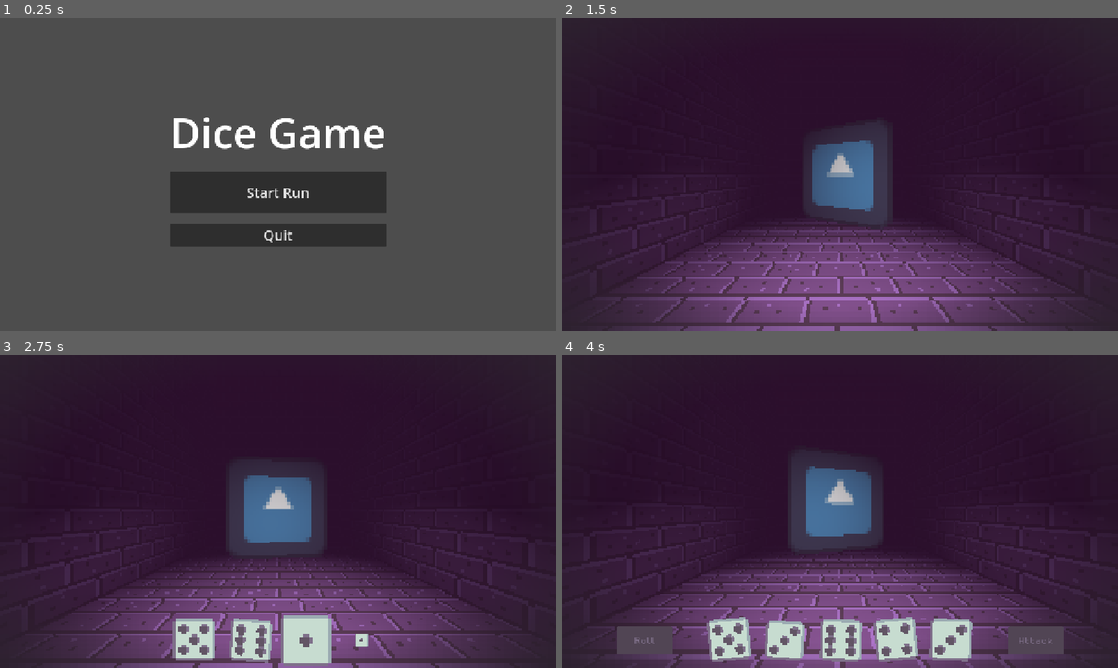
Above: before the commit, frames 1-4 (two rows, left to right).
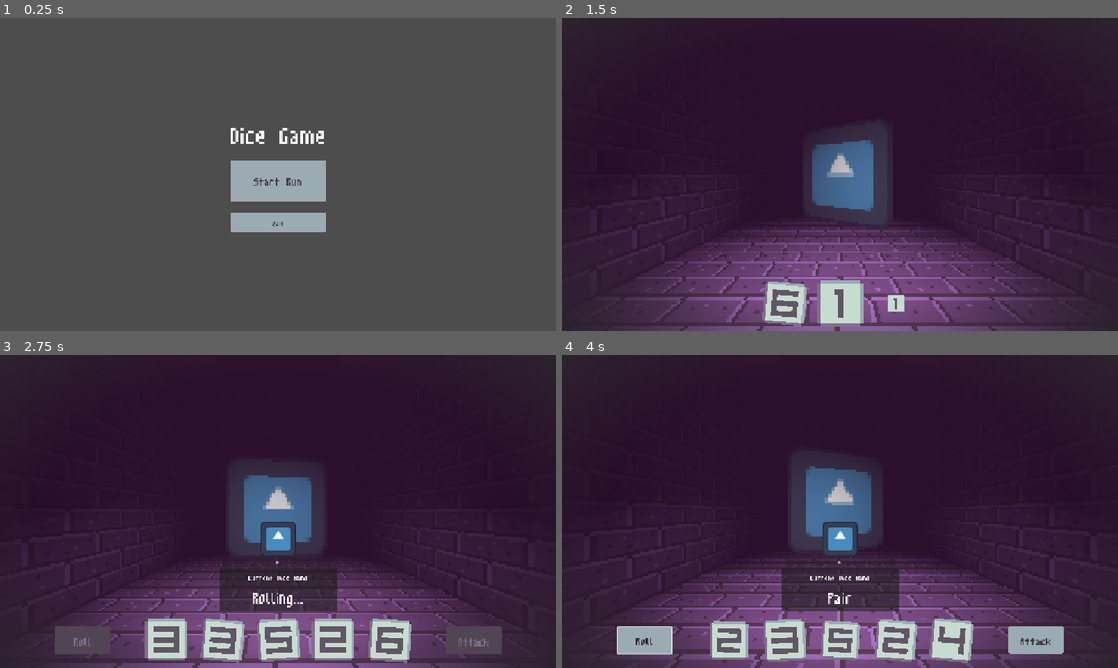
Above: after the commit, the same moments.

Repository: wokeraccoon/DiceGame
Game: Godot game, scene res://scenes/main.tscn
Two runs of this game, one before a commit and one after it. Both use one fixed random seed, a clock stepped at 60 frames per second and the inputs below. The engine's default icon, where the game draws it, is replaced by a stand-in: a white triangle on a blue panel in a dark square.
Inputs (mouse positions are in pixels of both pictures, inside the frame that each line leads up to):
- Up to frame 1 (0.25 s): no input
- Up to frame 2 (1.5 s): click "Start Run" at 0.5 s; move the mouse to (962, 158) at 1.27 s; hold D (turn_right) from 1.28 s (still down)
- Up to frame 3 (2.75 s): move the mouse to (166, 527) at 2.02 s; release D (turn_right) at 2.03 s; hold S (walk_backwards) from 2.03 s (still down)
- Up to frame 4 (4 s): move the mouse to (895, 442) at 2.77 s; release S (walk_backwards) at 2.78 s; hold D (turn_right) 2.78-3.53 s; move the mouse to (812, 574) at 3.52 s; hold W (walk_forward) from 3.53 s (still down)

The runs differ from the first frame. In frame 1, 11% of the frame differs, in the area x 30-70%, y 31-73%; in frame 2, 2.4%; in frame 3, 9.7%; in frame 4, 7.7%.

Commit message:
updated player ui, shows dice hands

Diff:
--- a/dice/dice.tscn
+++ b/dice/dice.tscn
@@ -286,6 +286,7 @@
 script = ExtResource("1_desa2")
 dice_array_textures = Array[Texture2D]([ExtResource("2_2tv1o"), ExtResource("3_5157l"), ExtResource("4_w0qrj"), ExtResource("5_65ktn"), ExtResource("6_60uon"), ExtResource("7_x8mqb")])
 alt_dice_array_textures = Array[Texture2D]([ExtResource("8_burml"), ExtResource("9_6s3cu"), ExtResource("10_dw3ln"), ExtResource("11_5lqs7"), ExtResource("12_x7m6l"), ExtResource("13_vt45r")])
+use_alt_dice = true
 
 [node name="DiceTexture" type="TextureRect" parent="."]
 unique_name_in_owner = true
@@ -334,8 +335,6 @@
 [node name="RollDiceTimer" type="Timer" parent="."]
 one_shot = true
 
-[node name="Camera2D" type="Camera2D" parent="."]
-
 [connection signal="button_down" from="DiceTexture/DiceButton" to="." method="_on_dice_button_button_down"]
 [connection signal="focus_entered" from="DiceTexture/DiceButton" to="." method="_on_dice_button_focus_entered"]
 [connection signal="focus_exited" from="DiceTexture/DiceButton" to="." method="_on_dice_button_focus_exited"]
--- a/gui_assets/button/custom_button.tscn
+++ /dev/null
@@ -1,9 +0,0 @@
-[gd_scene load_steps=2 format=3 uid="uid://csglvb0lbeaa0"]
-
-[ext_resource type="Theme" uid="uid://df1l4akfmabug" path="res://gui_assets/game_theme.tres" id="1_p4nl3"]
-
-[node name="Button" type="Button"]
-offset_right = 108.0
-offset_bottom = 50.0
-theme = ExtResource("1_p4nl3")
-text = "Test"
--- a/gui_assets/game_theme.tres
+++ b/gui_assets/game_theme.tres
@@ -1,7 +1,6 @@
-[gd_resource type="Theme" load_steps=11 format=3 uid="uid://df1l4akfmabug"]
+[gd_resource type="Theme" load_steps=10 format=3 uid="uid://df1l4akfmabug"]
 
 [ext_resource type="Texture2D" uid="uid://bayb8nqmox68b" path="res://gui_assets/button/disabled_button.png" id="1_81tqi"]
-[ext_resource type="FontFile" uid="uid://bj3khu3tfqicx" path="res://gui_assets/MedodicaRegular.otf" id="1_ujgf4"]
 [ext_resource type="Texture2D" uid="uid://dcmfjc7d4ggjv" path="res://gui_assets/button/hover_button.png" id="2_ujgf4"]
 [ext_resource type="Texture2D" uid="uid://dxjf324xxne20" path="res://gui_assets/button/normal_button.png" id="3_38a42"]
 [ext_resource type="Texture2D" uid="uid://3sag2u7rk6e8" path="res://gui_assets/button/pressed_button.png" id="4_6ikhj"]
@@ -53,11 +52,9 @@
 Button/colors/font_hover_color = Color(0.384314, 0.333333, 0.396078, 1)
 Button/colors/font_hover_pressed_color = Color(0.180392, 0.133333, 0.184314, 1)
 Button/colors/font_pressed_color = Color(0.180392, 0.133333, 0.184314, 1)
-Button/font_sizes/font_size = 32
-Button/fonts/font = ExtResource("1_ujgf4")
+Button/font_sizes/font_size = 48
 Button/styles/disabled = SubResource("StyleBoxTexture_odgbc")
 Button/styles/focus = SubResource("StyleBoxFlat_38a42")
 Button/styles/hover = SubResource("StyleBoxTexture_ype4b")
 Button/styles/normal = SubResource("StyleBoxTexture_snmd3")
 Button/styles/pressed = SubResource("StyleBoxTexture_3sgq2")
-Label/fonts/font = ExtResource("1_ujgf4")
--- a/project.godot
+++ b/project.godot
@@ -28,8 +28,21 @@
 
 dices=""
 
+[gui]
+
+theme/custom="uid://df1l4akfmabug"
+theme/custom_font="uid://ne3sevn7sw6u"
+
 [input]
 
+ui_accept={
+"deadzone": 0.2,
+"events": [Object(InputEventKey,"resource_local_to_scene":false,"resource_name":"","device":0,"window_id":0,"alt_pressed":false,"shift_pressed":false,"ctrl_pressed":false,"meta_pressed":false,"pressed":false,"keycode":4194309,"physical_keycode":0,"key_label":0,"unicode":0,"location":0,"echo":false,"script":null)
+, Object(InputEventKey,"resource_local_to_scene":false,"resource_name":"","device":0,"window_id":0,"alt_pressed":false,"shift_pressed":false,"ctrl_pressed":false,"meta_pressed":false,"pressed":false,"keycode":4194310,"physical_keycode":0,"key_label":0,"unicode":0,"location":0,"echo":false,"script":null)
+, Object(InputEventKey,"resource_local_to_scene":false,"resource_name":"","device":0,"window_id":0,"alt_pressed":false,"shift_pressed":false,"ctrl_pressed":false,"meta_pressed":false,"pressed":false,"keycode":32,"physical_keycode":0,"key_label":0,"unicode":32,"location":0,"echo":false,"script":null)
+, Object(InputEventJoypadButton,"resource_local_to_scene":false,"resource_name":"","device":-1,"button_index":0,"pressure":0.0,"pressed":true,"script":null)
+]
+}
 walk_forward={
 "deadzone": 0.5,
 "events": [Object(InputEventKey,"resource_local_to_scene":false,"resource_name":"","device":-1,"window_id":0,"alt_press …(192 unchanged characters)…
--- /dev/null
+++ b/scenes/game/battle_stage/battle_ui/player_dice_ui.gd
@@ -0,0 +1,95 @@
+class_name PlayerDiceUI
+extends Control
+
+const DICE: PackedScene = preload("res://dice/dice.tscn")
+
+@onready var player_dice_holder: HBoxContainer = %PlayerDiceHolder
+@onready var roll_button: Button = %RollButton
+@onready var attack_button: Button = %AttackButton
+@onready var player_stats: HBoxContainer = %PlayerStats
+@onready var scoring_area: HBoxContainer = %ScoringArea
+
+@export var player_dice : Array[Dice] = []
+
+signal dice_roll_finished(dice_values : Dictionary[String,int])
+
+func _ready() -> void:
+	roll_button.hide()
+	attack_button.hide()
+	player_stats.hide()
+	scoring_area.hide()
+
+	_on_battle_stage_ready()
+
+func _on_battle_stage_ready() -> void:
+
+	for i in 5:
+		await get_tree().create_timer(0.25).timeout
+		var dice : Dice = DICE.instantiate()
+		player_dice_holder.add_child(dice)
+		dice.connect("roll_complete",on_dice_roll_complete)
+		player_dice.append(dice)
+
+
+	await get_tree().create_timer(0.25).timeout
+	dice_hand_label.text = "[shake rate=20.0 level=5 connected=1][font_size=64]Rolling...[/font_size][/shake]"
+	roll_button.show()
+	attack_button.show()
+	player_stats.show()
+	scoring_area.show()
+	roll_button.disabled = true
+	attack_button.disabled = true
+
+
+var dice_rolled : int = 0
+
+func on_dice_roll_complete(_number : int) -> void:
+	dice_rolled += 1
+
+	if dice_rolled == 5:
+		dice_rolled = 0
+		roll_button.disabled = false
+		attack_button.disabled = false
+
+		roll_button.grab_focus()
+
+		var dice_values : Dictionary[String,int] = {}
+
+		for dice in player_dice.size():
+			dice_values[str("Dice",dice)] = player_dice[dice].dice_value
+
+		dice_roll_finished.emit(dice_values)
+
+
+
+@onready var dice_hand_label: RichTextLabel = %DiceHandLabel
+
+func show_dice_combo(dice_combo : DiceCalculator.DiceComboNames) -> void:
+
+	match dice_combo:
+		DiceCalculator.DiceComboNames.SINGLES:
+			dice_hand_label.text = "[font_size=64]Singles[/font_size]"
+		DiceCalculator.DiceComboNames.PAIR:
+			dice_hand_label.text = "[font_size=64]Pair[/font_size]"
+		DiceCalculator.DiceComboNames.TWO_PAIR:
+			dice_hand_label.text = "[font_size=64]Two Pair[/font_size]"
+		DiceCalculator.DiceComboNames.THREE_OF_A_KIND:
+			dice_hand_label.text = "[wave amp=50 freq=5][font_size=64]Three of a kind[/font_size][/wave]"
+		DiceCalculator.DiceComboNames.FOUR_OF_A_KIND:
+			dice_hand_label.text = "[wave amp=50 freq=5][font_size=64]Four of a kind[/font_size][/wave]"
+		DiceCalculator.DiceComboNames.FULL_HOUSE:
+			dice_hand_label.text = "[wave amp=50 freq=5][font_size=64]Full house[/font_size][/wave]"
+		DiceCalculator.DiceComboNames.STRAIGHT:
+			dice_hand_label.text = "[wave amp=50 freq=5][font_size=64]Straight[/font_size][/wave]"
+		DiceCalculator.DiceComboNames.YATCH:
+			dice_hand_label.text = "[rainbow sat=0.5][wave amp=100 freq=5][font_size=64]Yatch![/font_size][/wave][/rainbow]"
+
+func _on_roll_button_pressed() -> void:
+
+	dice_hand_label.text = "[shake rate=20.0 level=5 connected=1][font_size=64]Rolling...[/font_size][/shake]"
+
+	for dice : Dice in player_dice:
+		dice.start_roll_dice()
+
+	roll_button.disabled = true
+	attack_button.disabled = true
--- /dev/null
+++ b/scenes/game/battle_stage/battle_ui/player_dice_ui.tscn
@@ -0,0 +1,134 @@
+[gd_scene load_steps=3 format=3 uid="uid://tliv023b8t2y"]
+
+[ext_resource type="Script" uid="uid://c8el58cqssgax" path="res://scenes/game/battle_stage/battle_ui/player_dice_ui.gd" id="1_3dxad"]
+[ext_resource type="Texture2D" uid="uid://cthdjn64hfl7r" path="res://icon.svg" id="2_bj2he"]
+
+[node name="PlayerDiceUI" type="Control"]
+layout_mode = 3
+anchors_preset = 15
+anchor_right = 1.0
+anchor_bottom = 1.0
+grow_horizontal = 2
+grow_vertical = 2
+script = ExtResource("1_3dxad")
+
+[node name="VBoxContainer" type="VBoxContainer" parent="."]
+layout_mode = 1
+anchors_preset = 15
+anchor_right = 1.0
+anchor_bottom = 1.0
+grow_horizontal = 2
+grow_vertical = 2
+alignment = 2
+
+[node name="PlayerStats" type="HBoxContainer" parent="VBoxContainer"]
+unique_name_in_owner = true
+layout_mode = 2
+size_flags_vertical = 8
+alignment = 1
+
+[node name="VBoxContainer" type="VBoxContainer" parent="VBoxContainer/PlayerStats"]
+layout_mode = 2
+
+[node name="PlayerClassIcon" type="TextureRect" parent="VBoxContainer/PlayerStats/VBoxContainer"]
+custom_minimum_size = Vector2(80, 80)
+layout_mode = 2
+size_flags_horizontal = 4
+texture = ExtResource("2_bj2he")
+expand_mode = 1
+
+[node name="ProgressBar" type="ProgressBar" parent="VBoxContainer/PlayerStats/VBoxContainer"]
+custom_minimum_size = Vector2(256, 0)
+layout_mode = 2
+
+[node name="ScoringArea" type="HBoxContainer" parent="VBoxContainer"]
+unique_name_in_owner = true
+layout_mode = 2
+alignment = 1
+
+[node name="DiceHandPanel" type="MarginContainer" parent="VBoxContainer/ScoringArea"]
+custom_minimum_size = Vector2(272, 97)
+layout_mode = 2
+
+[node name="Panel" type="Panel" parent="VBoxContainer/ScoringArea/DiceHandPanel"]
+layout_mode = 2
+
+[node name="MarginContainer" type="MarginContainer" parent="VBoxContainer/ScoringArea/DiceHandPanel"]
+layout_mode = 2
+theme_override_constants/margin_left = 8
+theme_override_constants/margin_top = 8
+theme_override_constants/margin_right = 8
+theme_override_constants/margin_bottom = 8
+
+[node name="VBoxContainer" type="VBoxContainer" parent="VBoxContainer/ScoringArea/DiceHandPanel/MarginContainer"]
+layout_mode = 2
+alignment = 1
+
+[node name="Label" type="Label" parent="VBoxContainer/ScoringArea/DiceHandPanel/MarginContainer/VBoxContainer"]
+layout_mode = 2
+theme_override_font_sizes/font_size = 32
+text = "Current Dice Hand"
+horizontal_alignment = 1
+vertical_alignment = 1
+
+[node name="DiceHandLabel" type="RichTextLabel" parent="VBoxContainer/ScoringArea/DiceHandPanel/MarginContainer/VBoxContainer"]
+unique_name_in_owner = true
+layout_mode = 2
+size_flags_vertical = 3
+bbcode_enabled = true
+text = "[shake rate=25.0 level=5 connected=0][font_size=64]Rolling...[/font_size][/shake]"
+fit_content = true
+horizontal_alignment = 1
+vertical_alignment = 1
+
+[node name="DiceArea" type="HBoxContainer" parent="VBoxContainer"]
+custom_minimum_size = Vector2(0, 128)
+layout_mode = 2
+size_flags_vertical = 8
+alignment = 1
+
+[node name="MarginContainer4" type="MarginContainer" parent="VBoxContainer/DiceArea"]
+layout_mode = 2
+size_flags_horizontal = 3
+mouse_filter = 2
+
+[node name="RollButton" type="Button" parent="VBoxContainer/DiceArea"]
+unique_name_in_owner = true
+custom_minimum_size = Vector2(128, 64)
+layout_mode = 2
+size_flags_horizontal = 4
+size_flags_vertical = 4
+text = "Roll"
+
+[node name="MarginContainer" type="MarginContainer" parent="VBoxContainer/DiceArea"]
+layout_mode = 2
+size_flags_horizontal = 3
+mouse_filter = 2
+
+[node name="PlayerDiceHolder" type="HBoxContainer" parent="VBoxContainer/DiceArea"]
+unique_name_in_owner = true
+layout_mode = 2
+size_flags_horizontal = 3
+size_flags_vertical = 4
+theme_override_constants/separation = 128
+alignment = 1
+
+[node name="MarginContainer2" type="MarginContainer" parent="VBoxContainer/DiceArea"]
+layout_mode = 2
+size_flags_horizontal = 3
+mouse_filter = 2
+
+[node name="AttackButton" type="Button" parent="VBoxContainer/DiceArea"]
+unique_name_in_owner = true
+custom_minimum_size = Vector2(128, 64)
+layout_mode = 2
+size_flags_horizontal = 4
+size_flags_vertical = 4
+text = "Attack"
+
+[node name="MarginContainer3" type="MarginContainer" parent="VBoxContainer/DiceArea"]
+layout_mode = 2
+size_flags_horizontal = 3
+mouse_filter = 2
+
+[connection signal="pressed" from="VBoxContainer/DiceArea/RollButton" to="." method="_on_roll_button_pressed"]
--- a/scenes/game/dice_calculator/dice_calculator.gd
+++ b/scenes/game/dice_calculator/dice_calculator.gd
@@ -1,7 +1,7 @@
 class_name DiceCalculator
 extends Node
 
-enum DiceHandNames {
+enum DiceComboNames {
 	SINGLES,
 	PAIR,
 	TWO_PAIR,
@@ -12,7 +12,7 @@
 	YATCH
 }
 
-var dice_combos_scores : Dictionary = {
+var dice_combos_scores : Dictionary[String,int] = {
 	"Singles" : 1,
 	"Pair" : 5,
 	"Two Pair" : 10,
@@ -26,7 +26,7 @@
 func count_value_occurrences_concise(my_dictionary: Dictionary, target_value) -> int:
 	return my_dictionary.values().count(target_value)
 
-func check_for_dice_combos(dice_rolled : Dictionary) -> DiceHandNames:
+func check_for_dice_combos(dice_rolled : Dictionary) -> DiceComboNames:
 	var dice_sides_ammounts : Dictionary = {}
 
 	for dice_value in 6:
@@ -37,14 +37,14 @@
 
 	#yatch
 	if dice_sides_ammounts.size() == 1:
-		return DiceHandNames.YATCH
+		return DiceComboNames.YATCH
 
 	#straights
 	if dice_sides_ammounts.has(2) and dice_sides_ammounts.has(3) and dice_sides_ammounts.has(4) and dice_sides_ammounts.has(5) and dice_sides_ammounts.has(6):
-		return DiceHandNames.STRAIGHT
+		return DiceComboNames.STRAIGHT
 
 	if dice_sides_ammounts.has(1) and dice_sides_ammounts.has(2) and dice_sides_ammounts.has(3) and dice_sides_ammounts.has(4) and dice_sides_ammounts.has(5):
-		return DiceHandNames.STRAIGHT
+		return DiceComboNames.STRAIGHT
 
 	#full house or four on a row
 	if dice_sides_ammounts.size() == 2:
@@ -54,15 +54,15 @@
 
 		#full house
 		if set_one == 2 and set_one == 3:
-			return DiceHandNames.FULL_HOUSE
+			return DiceComboNames.FULL_HOUSE
 		elif set_two == 2 or set_two == 3:
-			return DiceHandNames.FULL_HOUSE
+			return DiceComboNames.FULL_HOUSE
 
 		#four on a row
 		if set_one == 4:
-			return DiceHandNames.FOUR_OF_A_KIND
+			return DiceComboNames.FOUR_OF_A_KIND
 		elif set_two == 4:
-			return DiceHandNames.FOUR_OF_A_KIND
+			return DiceComboNames.FOUR_OF_A_KIND
 
 	else:
 		#pair, two pair, and tree of a kind
@@ -76,10 +76,10 @@
 				has_trio = true
 
 		if pair_ammount == 1:
-			return DiceHandNames.PAIR
+			return DiceComboNames.PAIR
 		elif pair_ammount == 2:
-			return DiceHandNames.TWO_PAIR
+			return DiceComboNames.TWO_PAIR
 		elif has_trio:
-			return DiceHandNames.THREE_OF_A_KIND
+			return DiceComboNames.THREE_OF_A_KIND
 
-	return DiceHandNames.SINGLES
+	return DiceComboNames.SINGLES
--- a/scenes/game/game_manager.gd
+++ b/scenes/game/game_manager.gd
@@ -1,55 +1,16 @@
 class_name GameManager
 extends Node2D
 
-const DICE = preload("res://dice/dice.tscn")
+
 
 @onready var dice_calculator: DiceCalculator = $DiceCalculator
 @onready var battle_stage: BattleStage = %BattleStage
 
-@onready var player_dice_holder: HBoxContainer = %PlayerDiceHolder
-@onready var roll_button: Button = %RollButton
-@onready var attack_button: Button = %AttackButton
-
-@export var players_dice : Array[Dice] = []
+@onready var player_dice_ui: PlayerDiceUI = %PlayerDiceUI
 
 signal restart_run
 
-func _ready() -> void:
-	battle_stage.battle_stage_ready.connect(_on_battle_stage_ready)
-	roll_button.hide()
-	attack_button.hide()
+func _on_player_dice_ui_dice_roll_finished(dice_values: Dictionary[String,int]) -> void:
+	var dice_combo : DiceCalculator.DiceComboNames = dice_calculator.check_for_dice_combos(dice_values)
 
-func _on_battle_stage_ready() -> void:
-
-	for i in 5:
-		await get_tree().create_timer(0.25).timeout
-		var dice : Dice = DICE.instantiate()
-		player_dice_holder.add_child(dice)
-		dice.connect("roll_complete",on_dice_roll_complete)
-		players_dice.append(dice)
-
-	await get_tree().create_timer(0.25).timeout
-	roll_button.show()
-	attack_button.show()
-	roll_button.disabled = true
-	attack_button.disabled = true
-
-var dice_rolled : int = 0
-
-func on_dice_roll_complete(number : int) -> void:
-	dice_rolled += 1
-
-	if dice_rolled == 5:
-		roll_button.disabled = false
-		attack_button.disabled = false
-
-		roll_button.grab_focus()
-
-func _on_roll_button_pressed() -> void:
-	dice_rolled = 0
-
-	for dice : Dice in players_dice:
-		dice.start_roll_dice()
-
-	roll_button.disabled = true
-	attack_button.disabled = true
+	player_dice_ui.show_dice_combo(dice_combo)
--- a/scenes/game/game_manager.tscn
+++ b/scenes/game/game_manager.tscn
@@ -2,8 +2,8 @@
 
 [ext_resource type="Script" uid="uid://v54vb110se7y" path="res://scenes/game/game_manager.gd" id="1_x6pty"]
 [ext_resource type="PackedScene" uid="uid://b2rt1670ts75n" path="res://scenes/game/dice_calculator/dice_calculator.tscn" id="2_ghnn3"]
-[ext_resource type="Theme" uid="uid://df1l4akfmabug" path="res://gui_assets/game_theme.tres" id="3_g0gdj"]
 [ext_resource type="PackedScene" uid="uid://dkx41chdlblvm" path="res://scenes/game/battle_stage/battle_stage.tscn" id="3_i3nyo"]
+[ext_resource type="PackedScene" uid="uid://tliv023b8t2y" path="res://scenes/game/battle_stage/battle_ui/player_dice_ui.tscn" id="4_g0gdj"]
 
 [sub_resource type="Gradient" id="Gradient_kn6ow"]
 offsets = PackedFloat32Array(0.608696, 1)
@@ -30,7 +30,6 @@
 grow_horizontal = 2
 grow_vertical = 2
 size_flags_vertical = 3
-theme = ExtResource("3_g0gdj")
 
 [node name="SubViewportContainer" type="SubViewportContainer" parent="BattleScreen/DungeonScreen"]
 texture_filter = 1
@@ -46,6 +45,7 @@
 stretch = true
 stretch_shrink = 4
 metadata/_edit_use_anchors_ = true
+metadata/_edit_lock_ = true
 
 [node name="SubViewport" type="SubViewport" parent="BattleScreen/DungeonScreen/SubViewportContainer"]
 handle_input_locally = false
@@ -55,7 +55,7 @@
 [node name="BattleStage" parent="BattleScreen/DungeonScreen/SubViewportContainer/SubViewport" instance=ExtResource("3_i3nyo")]
 unique_name_in_owner = true
 
-[node name="TextureRect" type="TextureRect" parent="BattleScreen/DungeonScreen"]
+[node name="Vignette" type="TextureRect" parent="BattleScreen/DungeonScreen"]
 layout_mode = 1
 anchors_preset = 15
 anchor_right = 1.0
@@ -64,60 +64,9 @@
 grow_vertical = 2
 texture = SubResource("GradientTexture2D_v6kut")
 metadata/_edit_use_anchors_ = true
+metadata/_edit_lock_ = true
 
-[node name="HBoxContainer" type="HBoxContainer" parent="BattleScreen/DungeonScreen"]
-layout_mode = 1
-anchors_preset = 12
-anchor_top = 1.0
-anchor_right = 1.0
-anchor_bottom = 1.0
-offset_top = -128.0
-grow_horizontal = 2
-grow_vertical = 0
-alignment = 1
+[node name="PlayerDiceUI" parent="BattleScreen" instance=ExtResource("4_g0gdj")]
+unique_name_in_owner = true
 
-[node name="MarginContainer4" type="MarginContainer" parent="BattleScreen/DungeonScreen/HBoxContainer"]
-layout_mode = 2
-size_flags_horizontal = 3
-mouse_filter = 2
-
-[node name="RollButton" type="Button" parent="BattleScreen/DungeonScreen/HBoxContainer"]
-unique_name_in_owner = true
-custom_minimum_size = Vector2(128, 64)
-layout_mode = 2
-size_flags_horizontal = 4
-size_flags_vertical = 4
-text = "Roll"
-
-[node name="MarginContainer" type="MarginContainer" parent="BattleScreen/DungeonScreen/HBoxContainer"]
-layout_mode = 2
-size_flags_horizontal = 3
-mouse_filter = 2
-
-[node name="PlayerDiceHolder" type="HBoxContainer" parent="BattleScreen/DungeonScreen/HBoxContainer"]
-unique_name_in_owner = true
-layout_mode = 2
-size_flags_horizontal = 3
-size_flags_vertical = 4
-theme_override_constants/separation = 128
-alignment = 1
-
-[node name="MarginContainer2" type="MarginContainer" parent="BattleScreen/DungeonScreen/HBoxContainer"]
-layout_mode = 2
-size_flags_horizontal = 3
-mouse_filter = 2
-
-[node name="AttackButton" type="Button" parent="BattleScreen/DungeonScreen/HBoxContainer"]
-unique_name_in_owner = true
-custom_minimum_size = Vector2(128, 64)
-layout_mode = 2
-size_flags_horizontal = 4
-size_flags_vertical = 4
-text = "Attack"
-
-[node name="MarginContainer3" type="MarginContainer" parent="BattleScreen/DungeonScreen/HBoxContainer"]
-layout_mode = 2
-size_flags_horizontal = 3
-mouse_filter = 2
-
-[connection signal="pressed" from="BattleScreen/DungeonScreen/HBoxContainer/RollButton" to="." method="_on_roll_button_pressed"]
+[connection signal="dice_roll_finished" from="BattleScreen/PlayerDiceUI" to="." method="_on_player_dice_ui_dice_roll_finished"]
--- a/scenes/main_menu/main_menu.tscn
+++ b/scenes/main_menu/main_menu.tscn
@@ -36,7 +36,6 @@
 custom_minimum_size = Vector2(0, 96)
 layout_mode = 2
 size_flags_vertical = 4
-theme_override_font_sizes/font_size = 32
 text = "Start Run"
 
 [node name="QuitButton" type="Button" parent="VBoxContainer"]
Not shown, changed: export_presets.cfg
Not shown, added: gui_assets/cat-crying-cat.png.import
Binary file added: gui_assets/m3x6.ttf
Not shown, added: gui_assets/m3x6.ttf.import
Binary file added: gui_assets/m6x11.ttf
Not shown, added: gui_assets/m6x11.ttf.import
Not shown, added: scenes/game/battle_stage/battle_ui/player_dice_ui.gd.uid
Not shown: 1 places in scenes/main_menu/main_menu.tscn that only renumber resources
